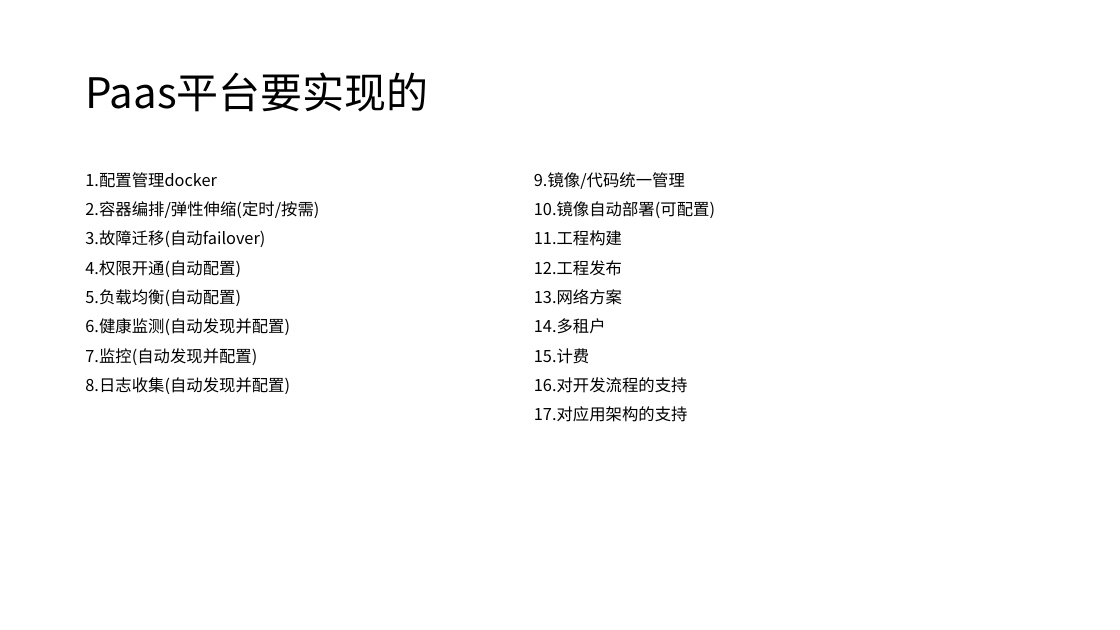
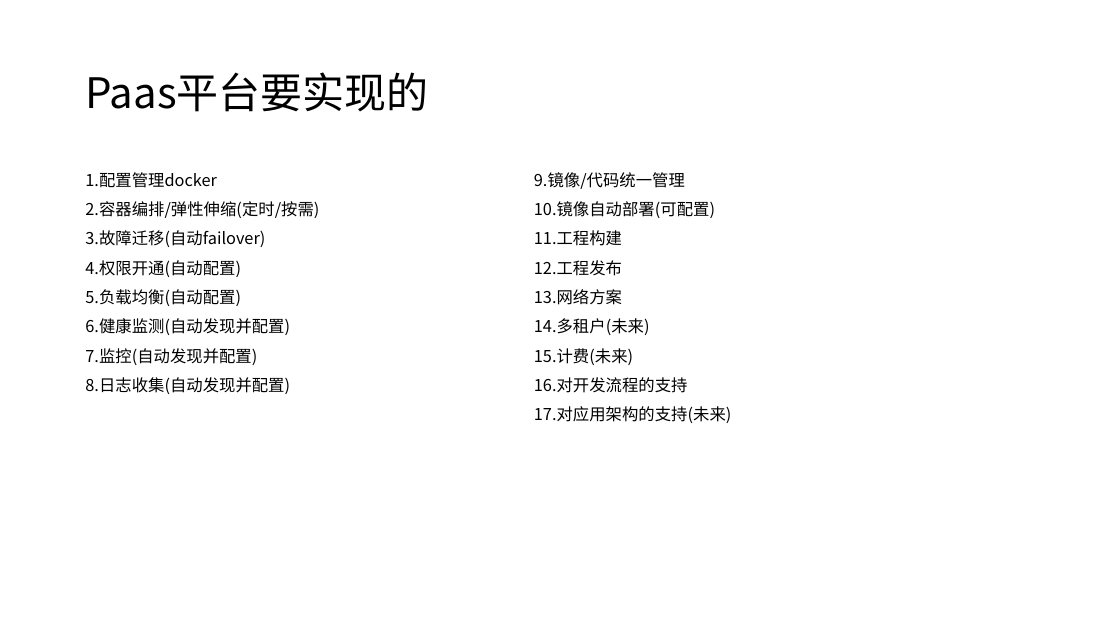
Before and after one commit to barrett-li/document, a slide deck: slide 10 of docker/docker_Paas方案V101.pptx. Drawn at 1120x630 pixels with LibreOffice and Linux fonts; fonts in the diff are those of the drawing. Boxes give left, top, right and bottom in pixels: in the first picture for what was removed or moved away, otherwise in the second. Text is boxed around its words. In the diff, an @@ line names an element or a change of style, - is before the commit and + after.

```diff
--- a/docker/docker_Paas方案V101.pptx
+++ b/docker/docker_Paas方案V101.pptx
@@ text at box(534, 318, 650, 365): text changed @@
-14.多租户
-15.计费
+14.多租户(未来)
+15.计费(未来)
@@ text at box(534, 406, 732, 423): text changed @@
-17.对应用架构的支持
+17.对应用架构的支持(未来)
```
Also in this commit, not shown: 6 other slides changed.
